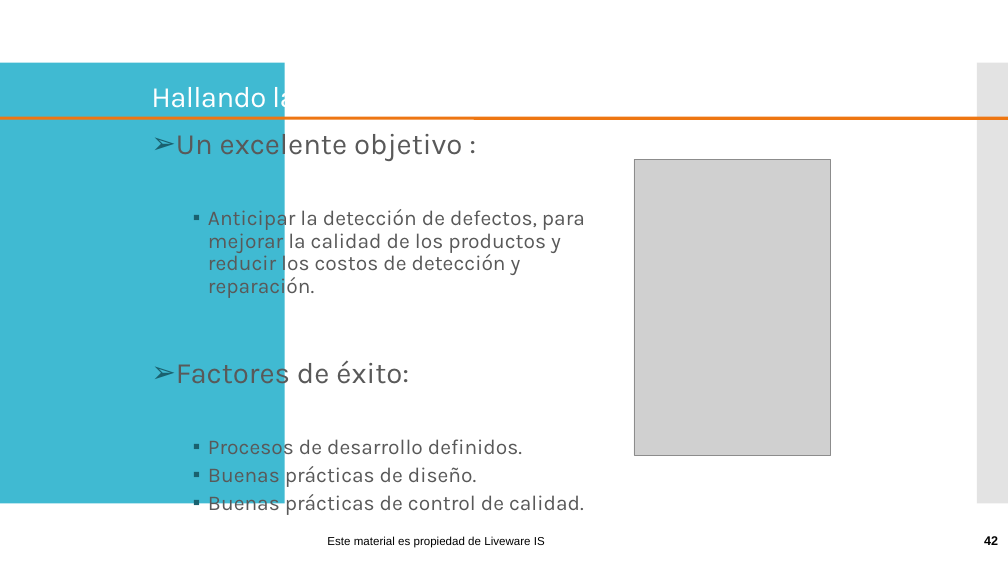
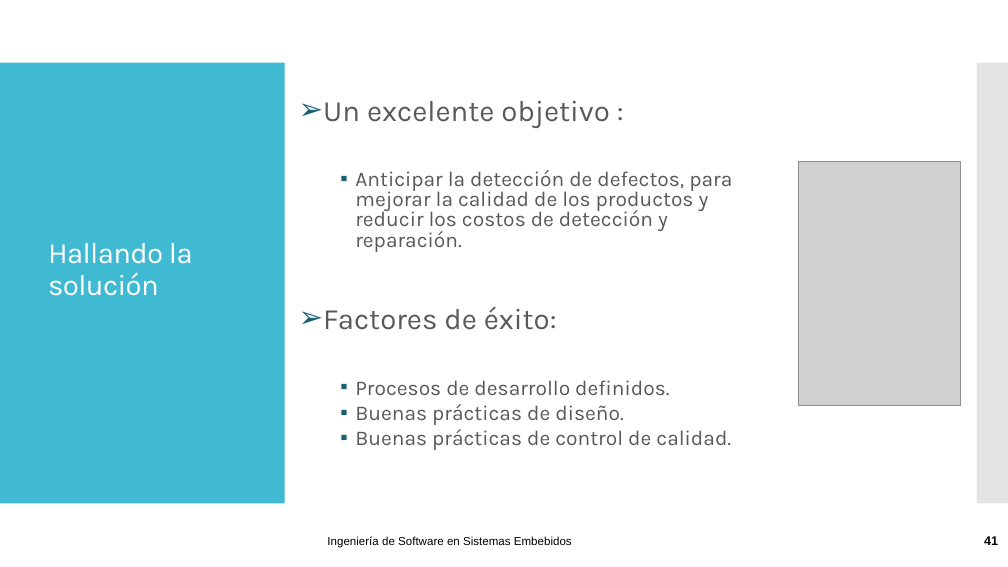
Before and after one commit to vvalotto/IS-en-Sistemas-Embebidos, a slide deck: slide 41 of 07 - IS - Calidad .pptx (slide 42 before the commit). Drawn at 1008x567 pixels with LibreOffice and Linux fonts; fonts in the diff are those of the drawing; grey boxes stand for pictures; background and template pictures are left out. Boxes give left, top, right and bottom in pixels: in the first picture for what was removed or moved away, otherwise in the second. Text is boxed around its words. In the diff, an @@ line names an element or a change of style, - is before the commit and + after.

```diff
--- a/07 - IS - Calidad .pptx
+++ b/07 - IS - Calidad .pptx
@@ text "Un excelente objetivo :" moved from (x1=176, y1=127, x2=585, y2=516) to (x1=323, y1=101, x2=732, y2=450) @@
@@ text "Un excelente objetivo :" at (x1=323, y1=101, x2=732, y2=450): line spacing 0.9 to 0.8 @@
@@ line removed from (0, 118) to (1008, 118) @@
@@ picture resized from (x1=634, y1=160, x2=831, y2=455) to (x1=799, y1=162, x2=960, y2=405) @@
@@ title "Hallando la solución" rewrapped from (x1=151, y1=80, x2=296, y2=114) to (x1=48, y1=243, x2=193, y2=296) @@
@@ text at (x1=327, y1=536, x2=572, y2=548): text changed @@
-Este material es propiedad de Liveware IS
+Ingeniería de Software en Sistemas Embebidos
@@ page number at (x1=984, y1=536, x2=998, y2=545): text changed @@
-42
+41
```
Also in this commit, not shown: 48 other slides changed, 1 slide added, 2 slides removed, 4 other files.
